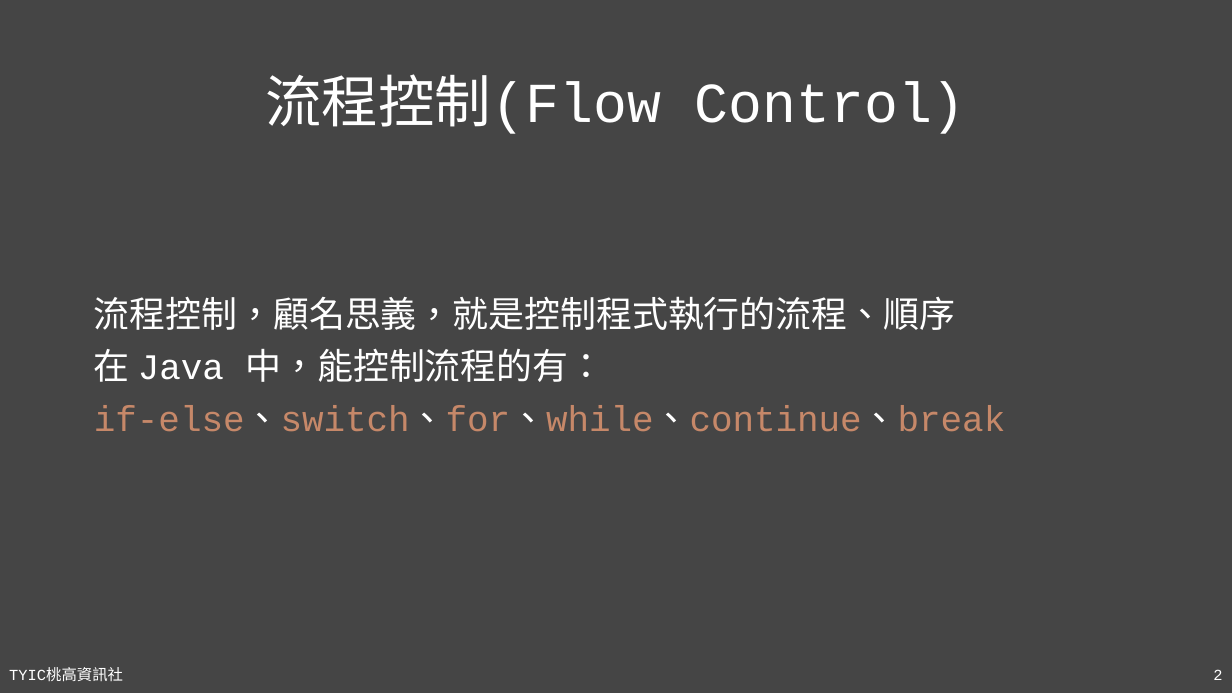
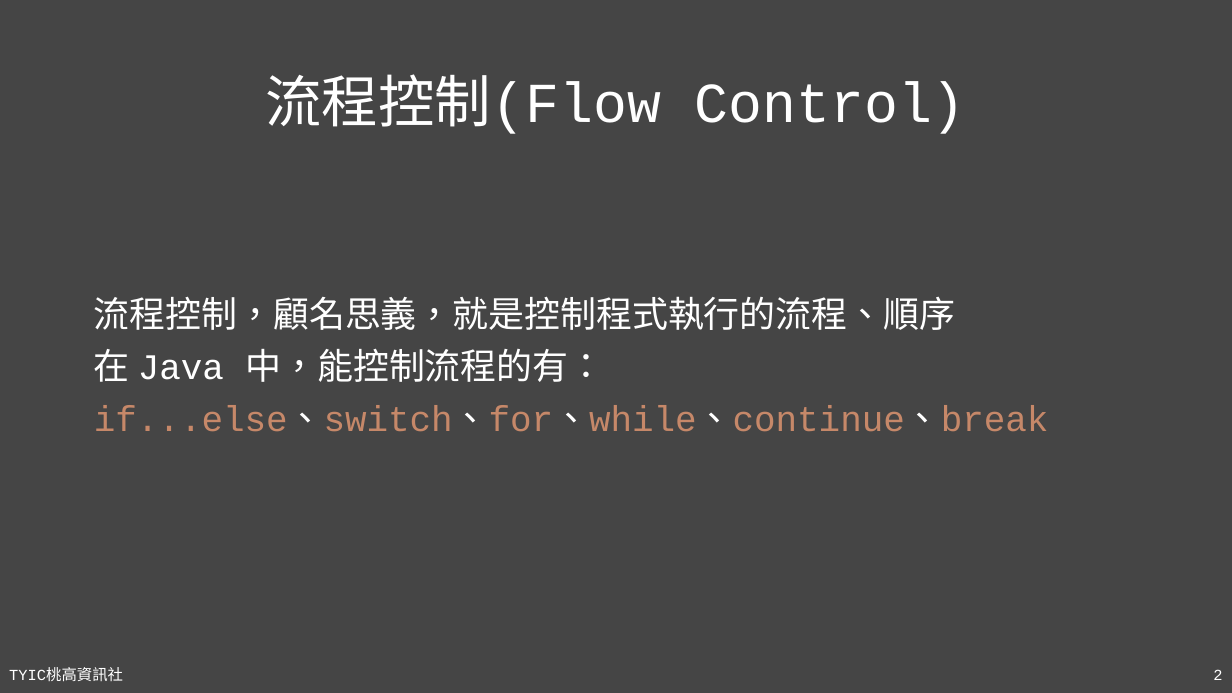
Before and after one commit to TYSHIC/slides, a slide deck: slide 2 of powerpoint/06_流程控制.pptx. Drawn at 1232x693 pixels with LibreOffice and Linux fonts; fonts in the diff are those of the drawing. Boxes give left, top, right and bottom in pixels: in the first picture for what was removed or moved away, otherwise in the second. Text is boxed around its words. In the diff, an @@ line names an element or a change of style, - is before the commit and + after.

Commit message:
06_if_else

```diff
--- a/powerpoint/06_流程控制.pptx
+++ b/powerpoint/06_流程控制.pptx
@@ text at <box>94,405,1048,432</box>: text changed @@
-if-else、switch、for、while、continue、break
+if...else、switch、for、while、continue、break
```
Also in this commit, not shown: 1 other slide changed, 1 slide added, 3 other files.
